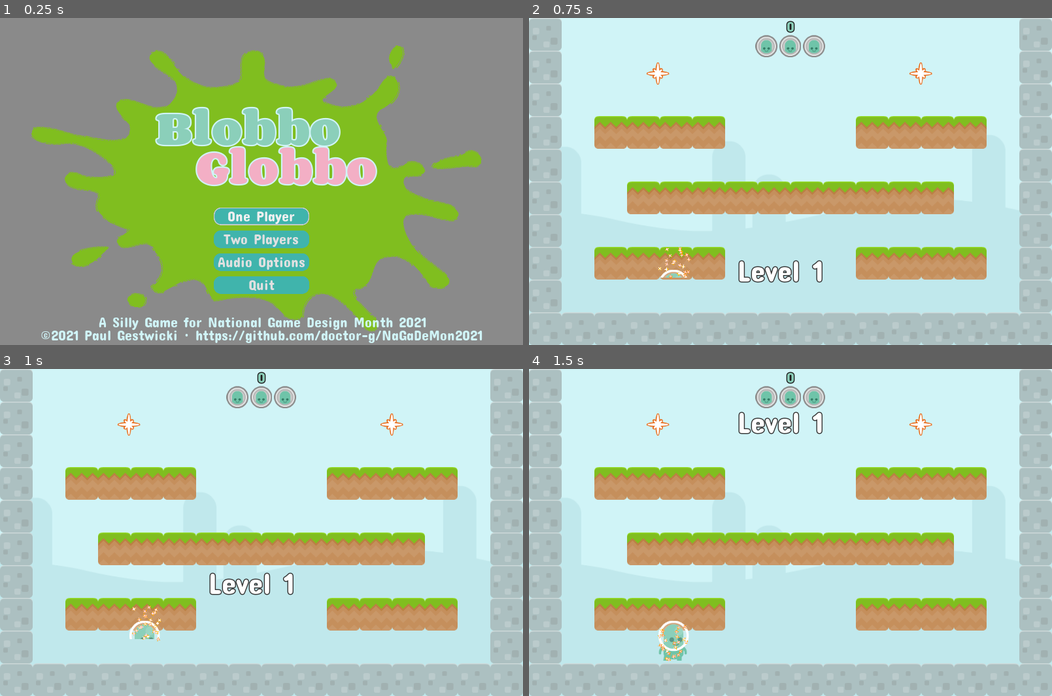
Above: before the commit, frames 1-4 (two rows, left to right).
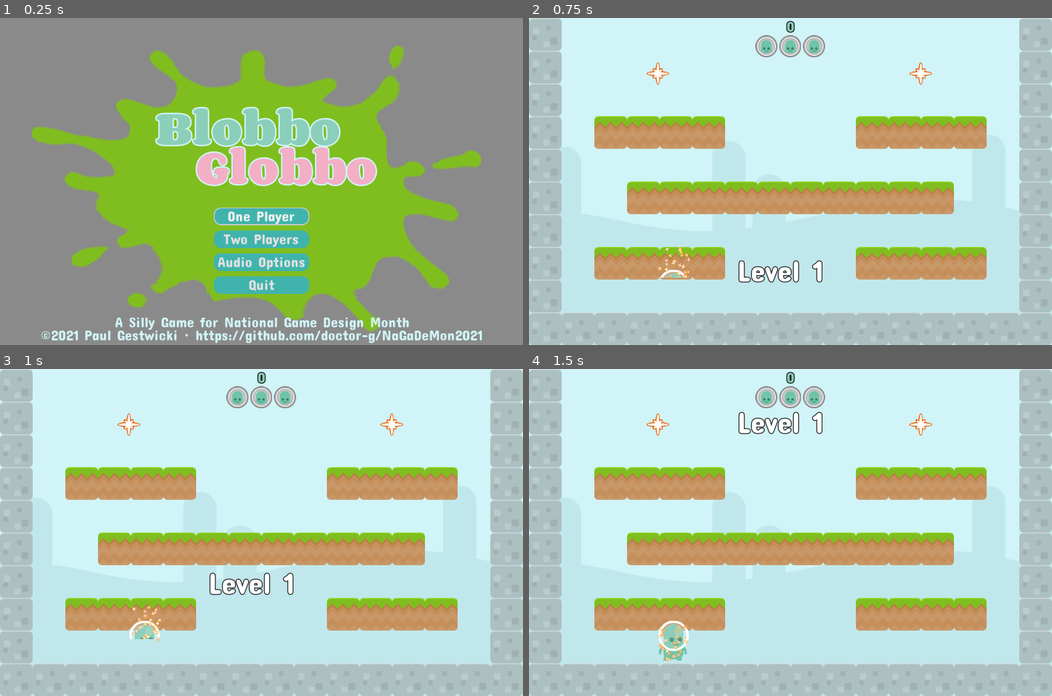
Above: after the commit, the same moments.

Repository: doctor-g/AltNaGaDeMon2021
Game: Godot game, scene res://Screens/MainMenu.tscn
The game is run twice, just before and just after one commit, with the same random seed, the same clock (stepped at 60 frames per second) and the same inputs. This scene is started directly instead of the project's main scene.
Inputs:
- Up to frame 1 (0.25 s): no input
- Up to frame 2 (0.75 s): click "One Player" at 0.5 s
- Up to frame 3 (1 s): no input
- Up to frame 4 (1.5 s): no input

The runs differ from the first frame. In frame 1, 1.1% of the frame differs, in the area x 19-82%, y 91-96%; in frame 2, nothing differs; in frame 3, nothing differs; in frame 4, nothing differs.

Commit message:
Remove redundant 2021 label

Diff:
--- a/project/Screens/MainMenu.tscn
+++ b/project/Screens/MainMenu.tscn
@@ -123,10 +123,11 @@
 margin_bottom = -14.0
 custom_colors/font_color = Color( 0.815686, 0.956863, 0.968627, 1 )
 custom_fonts/font = SubResource( 4 )
-text = "A Silly Game for National Game Design Month 2021
+text = "A Silly Game for National Game Design Month
 ©2021 Paul Gestwicki · https://github.com/doctor-g/NaGaDeMon2021"
 align = 1
 __meta__ = {
+"_edit_lock_": true,
 "_edit_use_anchors_": false
 }
 
